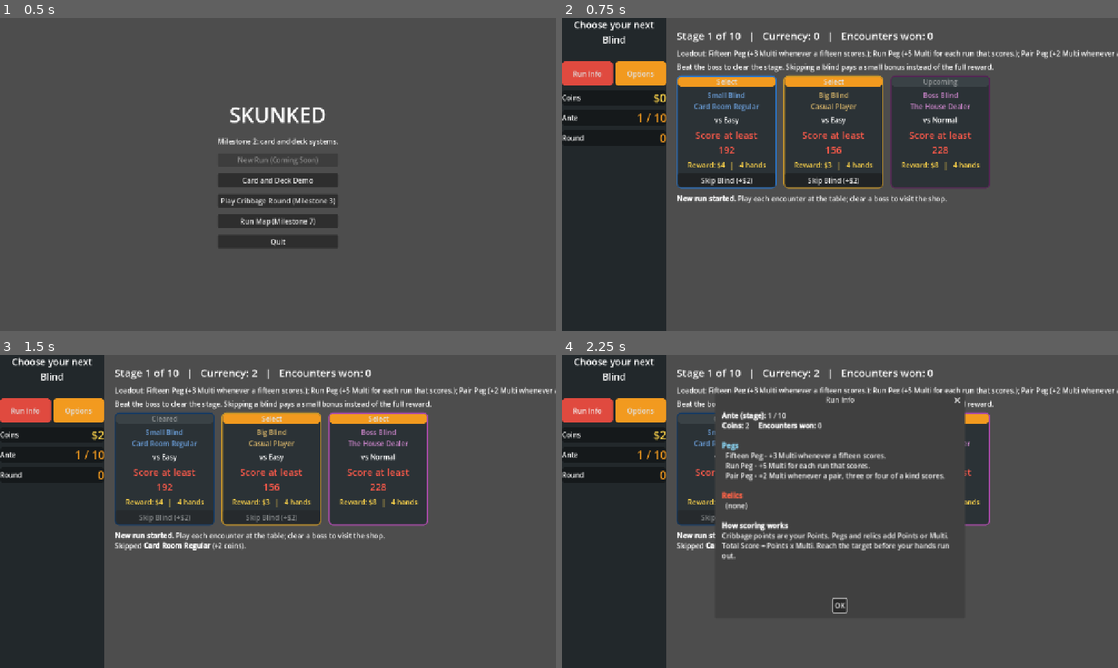
Above: before the commit, frames 1-4 (two rows, left to right).
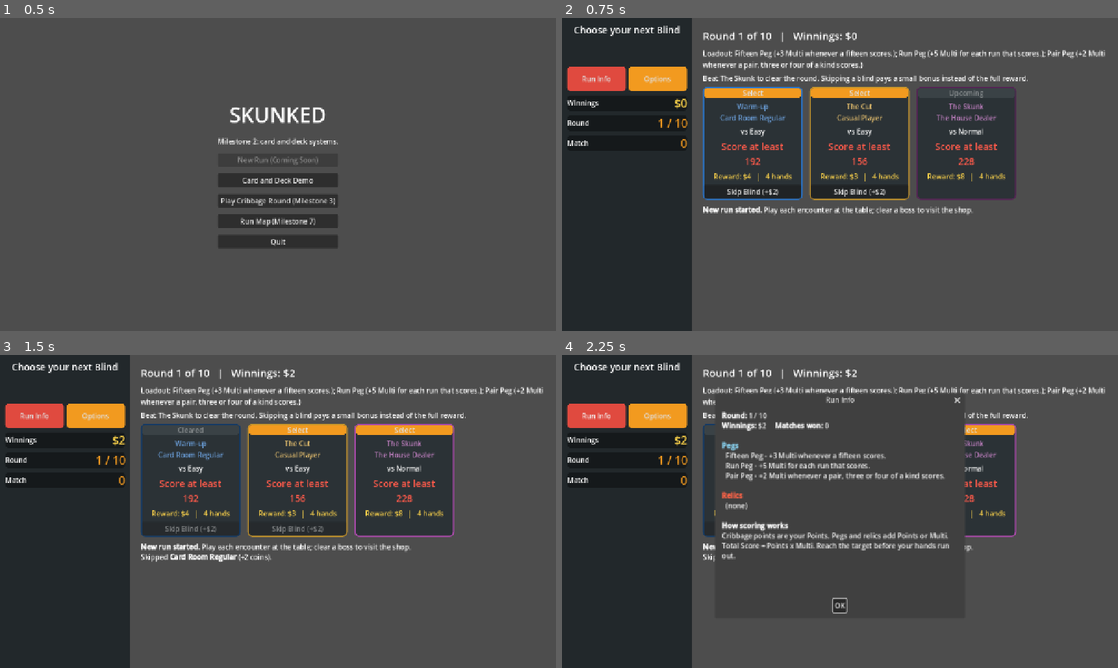
Above: after the commit, the same moments.

Repository: RileyHan/crib_lite
Game: Godot game, scene res://scenes/main/main_menu.tscn
The game is run twice, just before and just after one commit, with the same random seed, the same clock (stepped at 60 frames per second) and the same inputs.
Inputs:
- Up to frame 1 (0.5 s): no input
- Up to frame 2 (0.75 s): click "Run Map (Milestone 7)" at 0.5 s
- Up to frame 3 (1.5 s): click "Skip Blind (+$2)" at 1.25 s
- Up to frame 4 (2.25 s): click "Run Info" at 2 s

Frame 1 is identical in both runs. In frame 2, 21% of the frame differs, in the area x 0-100%, y 0-100%; in frame 3, 22%; in frame 4, 12%.

Commit message:
Rename sidebar stats, blind names and restyle shop
Co-authored-by: Copilot App <223556219+Copilot@users.noreply.github.com>

Diff:
--- a/scripts/ui/round_demo.gd
+++ b/scripts/ui/round_demo.gd
@@ -453,7 +453,7 @@
 				sb_round.text = "Round score  %d / %d" % [encounter.totals[id] + live, encounter.target_score()]
 				sb_info.text = "Hands left %d   |   Pegging +%d" % [encounter.hands_remaining(), hand_pegging[id]]
 				if run != null:
-					sb_info.text += "\nCoins $%d   |   Ante %d/%d" % [run.currency, mini(run.stage_number(), run.config.stage_count), run.config.stage_count]
+					sb_info.text += "\nWinnings $%d   |   Round %d/%d" % [run.currency, mini(run.stage_number(), run.config.stage_count), run.config.stage_count]
 		if id == CribbageRound.PLAYER_ID and encounter.perks != null and encounter.perks.multiplier() > 1:
 			text += "\nMultiplier: x%d" % encounter.perks.multiplier()
 		score_labels[id].text = text
--- a/scripts/ui/run_demo.gd
+++ b/scripts/ui/run_demo.gd
@@ -55,13 +55,17 @@
 # Balatro-style left sidebar: prompt, Run Info / Options buttons, coins, ante and round.
 func _build_sidebar() -> Control:
 	var panel := PanelContainer.new()
-	panel.custom_minimum_size = Vector2(240, 0)
+	panel.custom_minimum_size = Vector2(300, 0)
 	var style := StyleBoxFlat.new()
 	style.bg_color = Color("22282b")
 	panel.add_theme_stylebox_override("panel", style)
+	var pad := MarginContainer.new()
+	for side in ["left", "right", "top", "bottom"]:
+		pad.add_theme_constant_override("margin_" + side, 12)
+	panel.add_child(pad)
 	var box := VBoxContainer.new()
 	box.add_theme_constant_override("separation", 10)
-	panel.add_child(box)
+	pad.add_child(box)
 	sidebar_prompt = Label.new()
 	sidebar_prompt.add_theme_font_size_override("font_size", 22)
 	sidebar_prompt.horizontal_alignment = HORIZONTAL_ALIGNMENT_CENTER
@@ -73,9 +77,9 @@
 	buttons.add_child(_sidebar_button("Run Info", Color("e04a3f"), func() -> void: RunInfo.show(self, run)))
 	buttons.add_child(_sidebar_button("Options", Color("f29a1f"), func() -> void: get_tree().change_scene_to_file("res://scenes/main/main_menu.tscn")))
 	box.add_child(buttons)
-	sidebar_coins = _sidebar_stat("Coins", Color("ffd54a"), box)
-	sidebar_ante = _sidebar_stat("Ante", Color("f29a1f"), box)
-	sidebar_round = _sidebar_stat("Round", Color("f29a1f"), box)
+	sidebar_coins = _sidebar_stat("Winnings", Color("ffd54a"), box)
+	sidebar_ante = _sidebar_stat("Round", Color("f29a1f"), box)
+	sidebar_round = _sidebar_stat("Match", Color("f29a1f"), box)
 	return panel
 
 
@@ -120,7 +124,7 @@
 
 
 func _refresh() -> void:
-	header.text = "Stage %d of %d   |   Currency: %d   |   Encounters won: %d" % [mini(run.stage_number(), CONFIG.stage_count), CONFIG.stage_count, run.currency, run.encounters_won]
+	header.text = "Round %d of %d   |   Winnings: $%d" % [mini(run.stage_number(), CONFIG.stage_count), CONFIG.stage_count, run.currency]
 	sidebar_coins.text = "$%d" % run.currency
 	sidebar_ante.text = "%d / %d" % [mini(run.stage_number(), CONFIG.stage_count), CONFIG.stage_count]
 	sidebar_round.text = str(run.encounters_won)
@@ -145,7 +149,7 @@
 			for perk in run.starter_offer:
 				_add_button("%s  -  %s" % [perk.display_name, perk.description], _choose_starter.bind(perk))
 		RunState.Phase.SELECTING:
-			_add_label("Beat the boss to clear the stage. Skipping a blind pays a small bonus instead of the full reward.")
+			_add_label("Beat The Skunk to clear the round. Skipping a blind pays a small bonus instead of the full reward.")
 			_build_blinds()
 		RunState.Phase.IN_ENCOUNTER:
 			_add_label("You lost %s." % run.current_data.display_name)
@@ -184,14 +188,14 @@
 	options_box.add_child(row)
 	var available := run.available_encounters()
 	var colors := [Color("2a74c8"), Color("c8962a"), Color("a84aa8")]
-	var titles := ["Small Blind", "Big Blind"]
+	var titles := ["Warm-up", "The Cut"]
 	var stage_list: Array[EncounterData] = []
 	stage_list.append_array(run.regular_encounters)
 	stage_list.append(run.boss_encounter)
 	for index in stage_list.size():
 		var data := stage_list[index]
 		var color: Color = colors[2] if run.is_boss(data) else colors[mini(index, 1)]
-		var title: String = "Boss Blind" if run.is_boss(data) else titles[mini(index, 1)]
+		var title: String = "The Skunk" if run.is_boss(data) else titles[mini(index, 1)]
 		row.add_child(_blind_card(data, title, color, available.has(data)))
 
 
@@ -257,30 +261,47 @@
 func _add_label(text: String) -> void:
 	var label := Label.new()
 	label.text = text
+	label.autowrap_mode = TextServer.AUTOWRAP_WORD_SMART
 	options_box.add_child(label)
 
 
 func _build_shop() -> void:
-	_add_label("Stage %d cleared! Spend your %d coins on pegs and relics." % [run.stages_cleared, run.currency])
+	_add_label("Round %d cleared! Spend your $%d winnings on pegs and relics." % [run.stages_cleared, run.currency])
 	var shop := run.upgrade_shop
 	if shop == null:
-		_add_button("Leave shop", _leave_shop)
+		_shop_button("Leave shop", Color("c0392b"), _leave_shop)
 		return
 	for item in shop.offers:
-		var text := "Buy %s: %s [%s]  -  %s  -  %d coins" % [UpgradeShop.kind_of(item), item.display_name, _rarity_name(item), item.description, shop.price_of(item)]
-		var button := _add_button(text, _buy.bind(item))
-		button.disabled = not shop.can_buy(item)
+		var text := "Buy %s: %s [%s]\n%s  -  $%d" % [UpgradeShop.kind_of(item), item.display_name, _rarity_name(item), item.description, shop.price_of(item)]
+		_shop_button(text, Color("2e9e4f"), _buy.bind(item)).disabled = not shop.can_buy(item)
 	if shop.offers.is_empty():
 		_add_label("Sold out.")
-	var reroll := _add_button("Reroll offers (%d coins)" % shop.reroll_cost(), _reroll)
-	reroll.disabled = not shop.can_reroll()
+	_shop_button("Reroll offers ($%d)" % shop.reroll_cost(), Color("d4a017"), _reroll).disabled = not shop.can_reroll()
 	var owned: Array[Resource] = []
 	owned.append_array(run.loadout.pegs)
 	owned.append_array(run.loadout.relics)
 	for item in owned:
-		var sell := _add_button("Sell %s: %s  -  +%d coins" % [UpgradeShop.kind_of(item), item.display_name, shop.sell_price_of(item)], _sell.bind(item))
-		sell.disabled = not shop.can_sell(item)
-	_add_button("Leave shop", _leave_shop)
+		var text := "Sell %s: %s  -  +$%d" % [UpgradeShop.kind_of(item), item.display_name, shop.sell_price_of(item)]
+		_shop_button(text, Color("e07b1a"), _sell.bind(item)).disabled = not shop.can_sell(item)
+	_shop_button("Leave shop", Color("c0392b"), _leave_shop)
+
+
+func _shop_button(text: String, color: Color, callback: Callable) -> Button:
+	var button := _add_button(text, callback)
+	button.custom_minimum_size = Vector2(640, 48)
+	button.size_flags_horizontal = Control.SIZE_SHRINK_CENTER
+	for state in ["normal", "hover", "pressed"]:
+		var style := StyleBoxFlat.new()
+		style.bg_color = color if state == "normal" else color.lightened(0.15)
+		style.set_corner_radius_all(6)
+		style.content_margin_left = 12
+		style.content_margin_right = 12
+		button.add_theme_stylebox_override(state, style)
+	var off := StyleBoxFlat.new()
+	off.bg_color = color.darkened(0.55)
+	off.set_corner_radius_all(6)
+	button.add_theme_stylebox_override("disabled", off)
+	return button
 
 
 func _rarity_name(item: Resource) -> String:
--- a/scripts/ui/run_info.gd
+++ b/scripts/ui/run_info.gd
@@ -6,8 +6,8 @@
 
 static func build_text(run: RunState) -> String:
 	var lines: Array[String] = []
-	lines.append("[b]Ante (stage):[/b] %d / %d" % [mini(run.stage_number(), run.config.stage_count), run.config.stage_count])
-	lines.append("[b]Coins:[/b] %d     [b]Encounters won:[/b] %d" % [run.currency, run.encounters_won])
+	lines.append("[b]Round:[/b] %d / %d" % [mini(run.stage_number(), run.config.stage_count), run.config.stage_count])
+	lines.append("[b]Winnings:[/b] $%d     [b]Matches won:[/b] %d" % [run.currency, run.encounters_won])
 	if run.loadout != null:
 		lines.append("\n[b][color=skyblue]Pegs[/color][/b]")
 		for peg in run.loadout.pegs:
